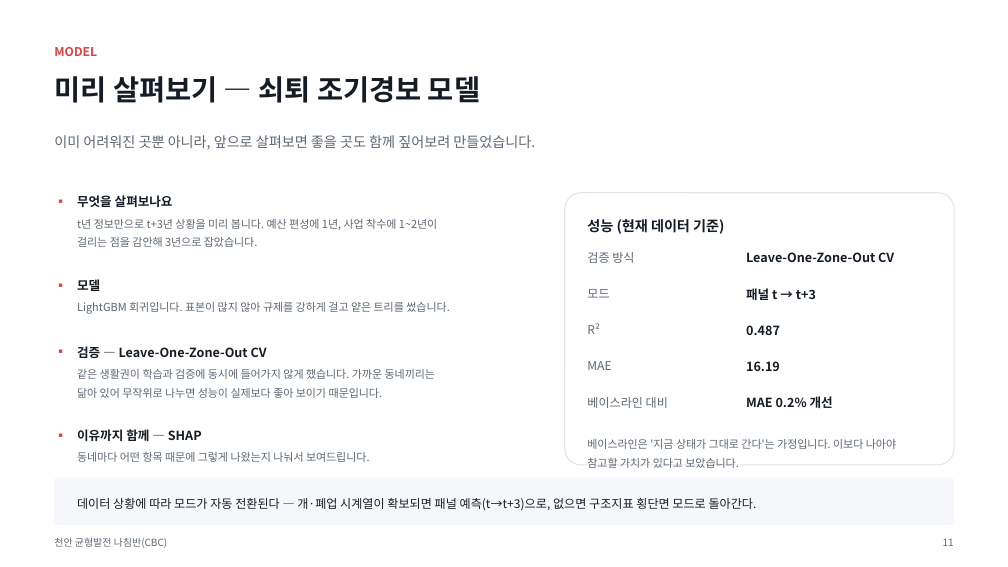
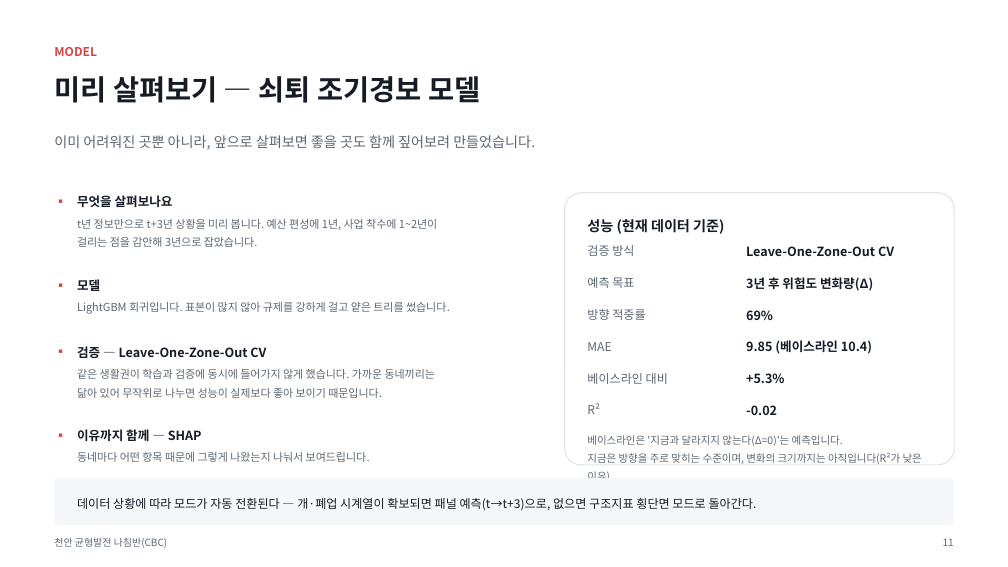
Before and after one commit to BioCode67/2026-AI-, a slide deck: slide 12 of deliverables/기획서_천안균형발전나침반_CBC.pptx. Drawn at 1008x567 pixels with LibreOffice and Linux fonts; fonts in the diff are those of the drawing. Boxes give left, top, right and bottom in pixels: in the first picture for what was removed or moved away, otherwise in the second. Text is boxed around its words. In the diff, an @@ line names an element or a change of style, - is before the commit and + after.

```diff
--- a/deliverables/기획서_천안균형발전나침반_CBC.pptx
+++ b/deliverables/기획서_천안균형발전나침반_CBC.pptx
@@ text "검증 방식" moved from (x1=587, y1=252, x2=634, y2=263) to (x1=587, y1=245, x2=634, y2=256) @@
@@ text "Leave-One-Zone-Out CV" moved from (x1=746, y1=252, x2=894, y2=262) to (x1=746, y1=246, x2=894, y2=256) @@
@@ text at (x1=587, y1=277, x2=634, y2=288): text changed @@
-모드
+예측 목표
@@ text at (x1=746, y1=277, x2=873, y2=291): text changed @@
-패널 t → t+3
+3년 후 위험도 변화량(Δ)
@@ text added at (x1=587, y1=309, x2=645, y2=320), 11.5 pt, text #5D6874 @@
+방향 적중률
@@ text at (x1=746, y1=310, x2=773, y2=320): text changed @@
-0.487
+69%
@@ text "MAE" moved from (x1=587, y1=361, x2=611, y2=370) to (x1=587, y1=342, x2=611, y2=351) @@
@@ text at (x1=746, y1=340, x2=872, y2=354): text changed @@
-16.19
+9.85 (베이스라인 10.4)
@@ text "베이스라인 대비" moved from (x1=587, y1=397, x2=668, y2=408) to (x1=587, y1=373, x2=668, y2=384) @@
@@ text at (x1=746, y1=373, x2=784, y2=383): text changed @@
-MAE 0.2% 개선
++5.3%
@@ text "R²" moved from (x1=587, y1=323, x2=600, y2=334) to (x1=587, y1=403, x2=600, y2=414) @@
@@ text added at (x1=746, y1=405, x2=777, y2=415), 12 pt, text #151C26, bold @@
+-0.02
@@ text at (x1=587, y1=435, x2=922, y2=464): text changed; size 10.5 to 10 pt @@
-베이스라인은 '지금 상태가 그대로 간다'는 가정입니다. 이보다 나아야 참고할 가치가 있다고 보았습니다.
+베이스라인은 '지금과 달라지지 않는다(Δ=0)'는 예측입니다.
+지금은 방향을 주로 맞히는 수준이며, 변화의 크기까지는 아직입니다(R²가 낮은 이유).
```
Also in this commit, not shown: 3 other slides changed, 6 other files.
